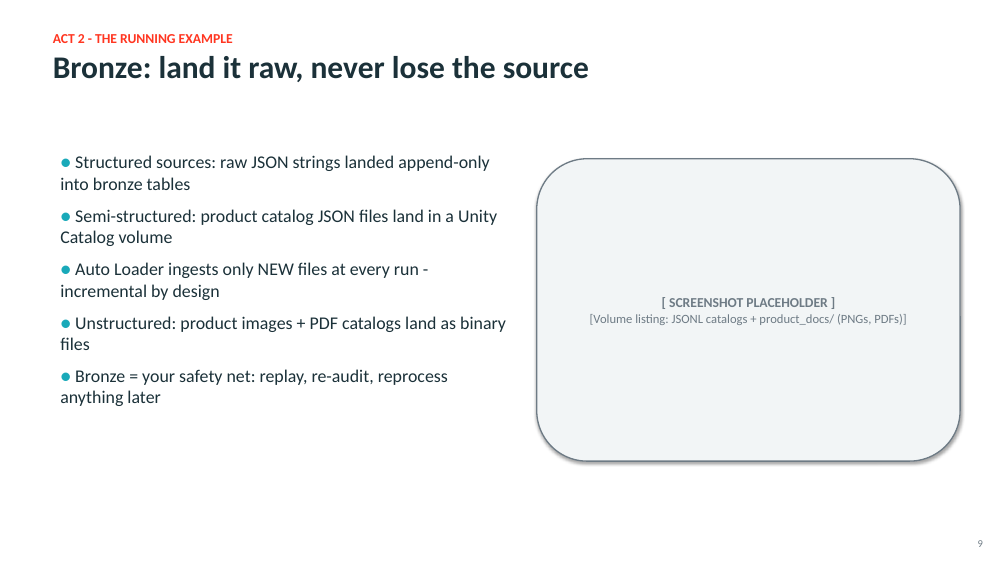
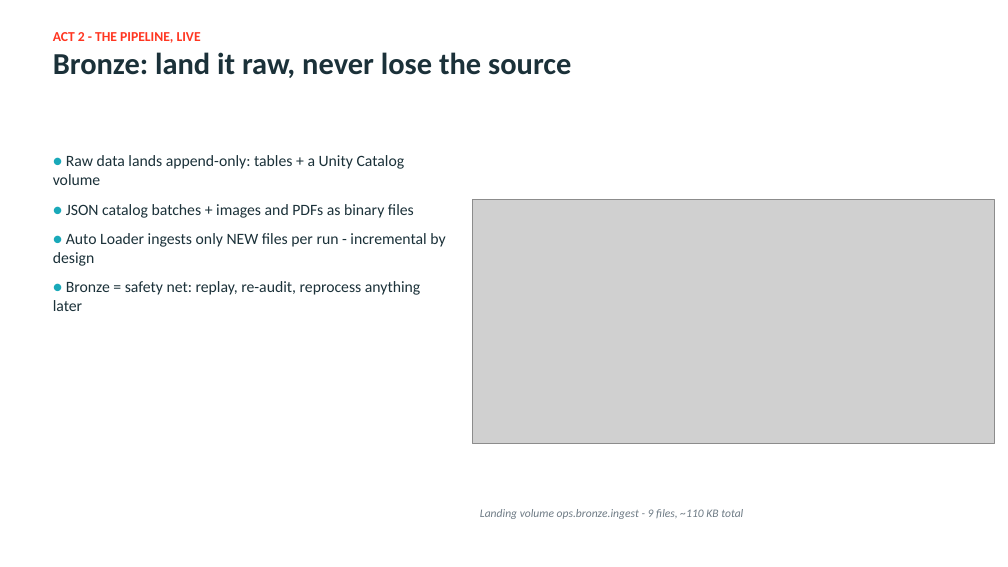
Before and after one commit to adranale/databricks_demo, a slide deck: slide 9 of AI_Through_Modern_Data_Platforms_Databricks.pptx. Drawn at 1008x567 pixels with LibreOffice and Linux fonts; fonts in the diff are those of the drawing; grey boxes stand for pictures. Boxes give left, top, right and bottom in pixels: in the first picture for what was removed or moved away, otherwise in the second. Text is boxed around its words. In the diff, an @@ line names an element or a change of style, - is before the commit and + after.

Commit message:
Update talk deck: real workspace visuals + conceptual diagrams, neutral voice
- Replaced all screenshot placeholders with 4 live-data renders (pipeline graph 17 datasets, landing volume, silver tables, gold dashboard)
- Added 11 Databricks-style diagrams (platform architecture, Delta, engines, batch vs streaming, CDC, DAB, outputs, Unity Catalog, MLflow, RAG, Unity Gateway)
- Rewrote slides to neutral voice (no demo references)

```diff
--- a/AI_Through_Modern_Data_Platforms_Databricks.pptx
+++ b/AI_Through_Modern_Data_Platforms_Databricks.pptx
@@ text at <box>53,32,201,43</box>: text changed @@
-ACT 2 - THE RUNNING EXAMPLE
+ACT 2 - THE PIPELINE, LIVE
@@ text at <box>53,52,571,78</box>: size 30 to 29 pt in "Bronze: land it raw, never lose the ..." @@
@@ text at <box>53,155,445,311</box>: text changed; size 17 to 15 pt @@
-● Structured sources: raw JSON strings landed append-only into bronze tables
-● Semi-structured: product catalog JSON files land in a Unity Catalog volume
-● Auto Loader ingests only NEW files at every run - incremental by design
-● Unstructured: product images + PDF catalogs land as binary files
-● Bronze = your safety net: replay, re-audit, reprocess anything later
+● Raw data lands append-only: tables + a Unity Catalog volume
+● JSON catalog batches + images and PDFs as binary files
+● Auto Loader ingests only NEW files per run - incremental by design
+● Bronze = safety net: replay, re-audit, reprocess anything later
@@ rounded rectangle removed at <box>537,159,960,461</box> @@
-[ SCREENSHOT PLACEHOLDER ]
-[Volume listing: JSONL catalogs + product_docs/ (PNGs, PDFs)]
@@ picture added at <box>473,199,994,443</box> @@
@@ text at <box>480,509,743,519</box>: text changed; size 10 to 11 pt; italic on @@
-9
+Landing volume ops.bronze.ingest - 9 files, ~110 KB total
```
Also in this commit, not shown: 21 other slides changed.
